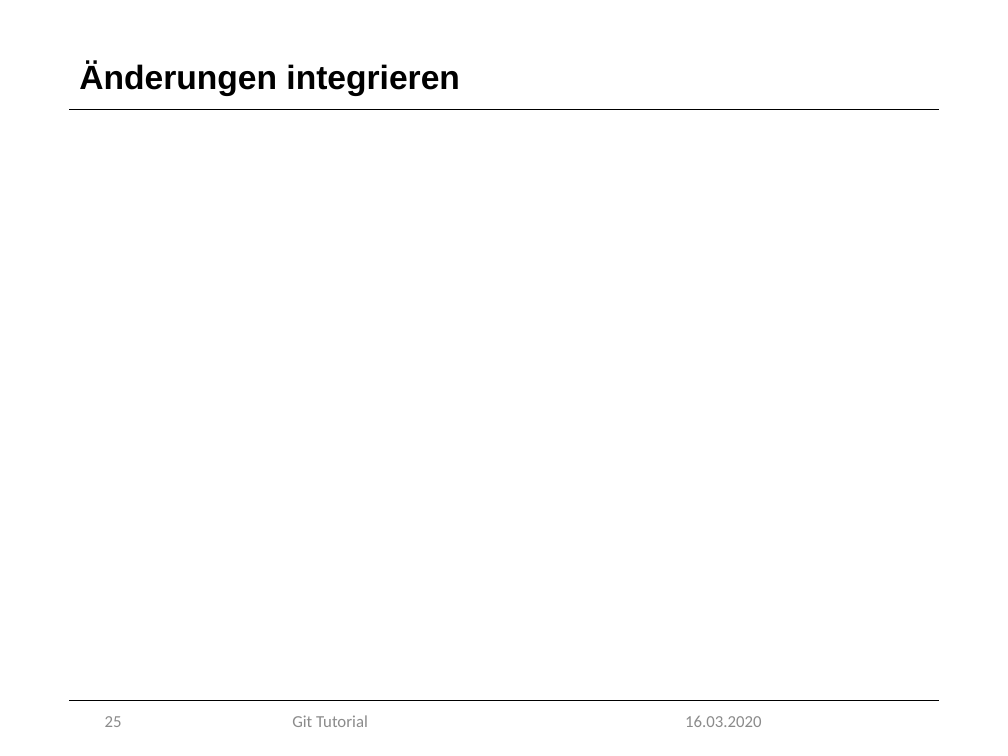
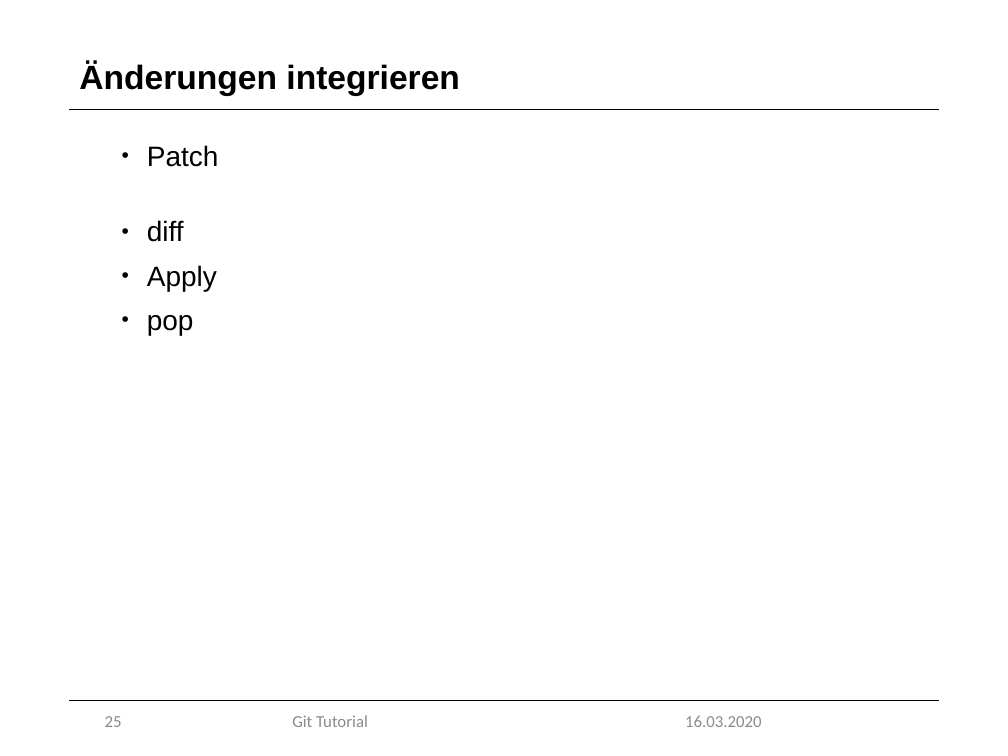
Before and after one commit to marcretzlaff/projektarbeit, a slide deck: slide 25 of Präsentation-90min/Präsentation-90min.pptx. Drawn at 1008x756 pixels with LibreOffice and Linux fonts; fonts in the diff are those of the drawing; background and template pictures are left out. Boxes give left, top, right and bottom in pixels: in the first picture for what was removed or moved away, otherwise in the second. Text is boxed around its words. In the diff, an @@ line names an element or a change of style, - is before the commit and + after.

```diff
--- a/Präsentation-90min/Präsentation-90min.pptx
+++ b/Präsentation-90min/Präsentation-90min.pptx
@@ text added at [147,145,219,335], 20 pt, text #000000 @@
+• Patch
+• diff
+• Apply
+• pop
```
Also in this commit, not shown: 3 other slides changed, 2 slides added, 1 slide removed.
